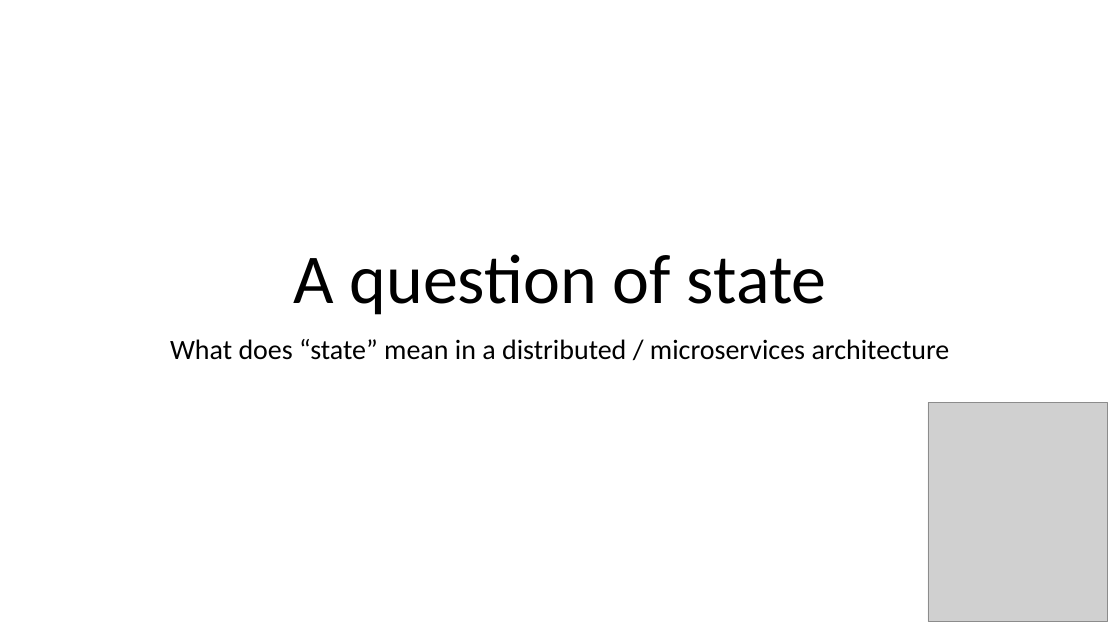
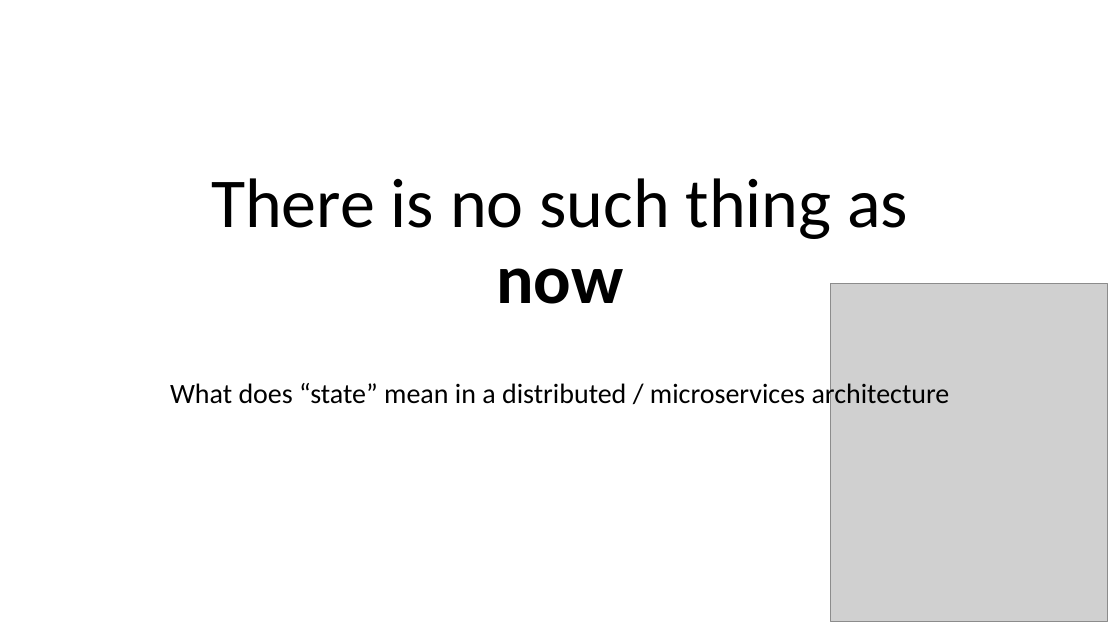
Before and after one commit to MerrionComputing/Presentations, a slide deck: slide 1 of A question of state.pptx. Drawn at 1120x630 pixels with LibreOffice and Linux fonts; fonts in the diff are those of the drawing; grey boxes stand for pictures. Boxes give left, top, right and bottom in pixels: in the first picture for what was removed or moved away, otherwise in the second. Text is boxed around its words. In the diff, an @@ line names an element or a change of style, - is before the commit and + after.

```diff
--- a/A question of state.pptx
+++ b/A question of state.pptx
@@ title at bbox=[211, 178, 908, 304]: text changed @@
-A question of state
+There is no such thing as now
@@ picture: place and size @@
-picture at bbox=[928, 402, 1108, 622]
+picture at bbox=[831, 284, 1107, 623]
@@ subtitle "What does “state” mean in ..." rewrapped from bbox=[170, 339, 950, 360] to bbox=[170, 380, 950, 410] @@
```
Also in this commit, not shown: 1 other slide changed, 5 slides added, 2 slides removed.
